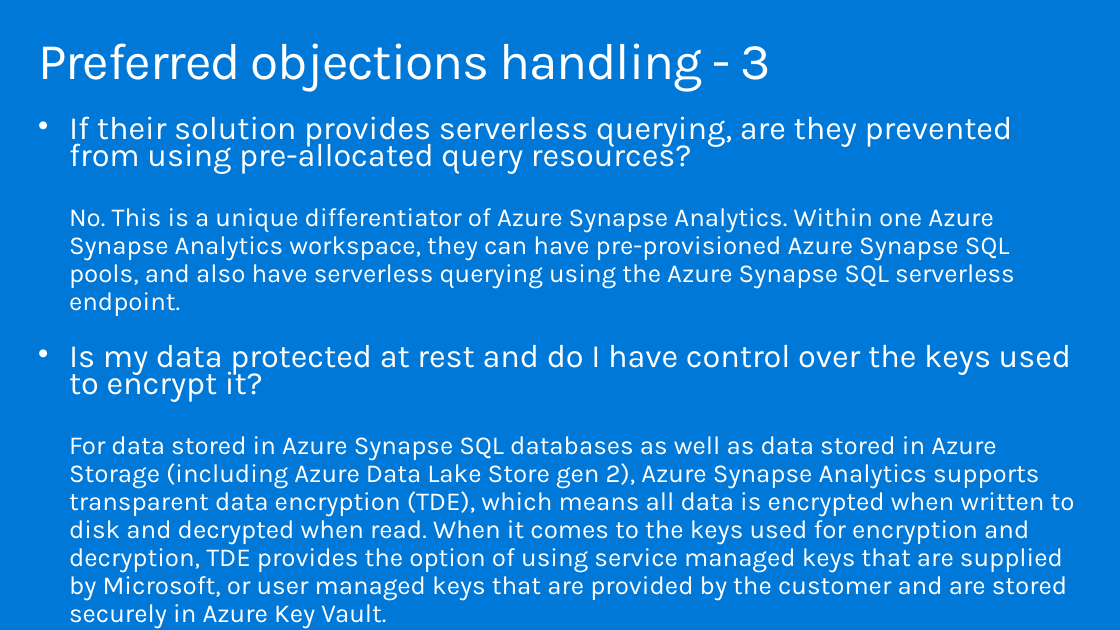
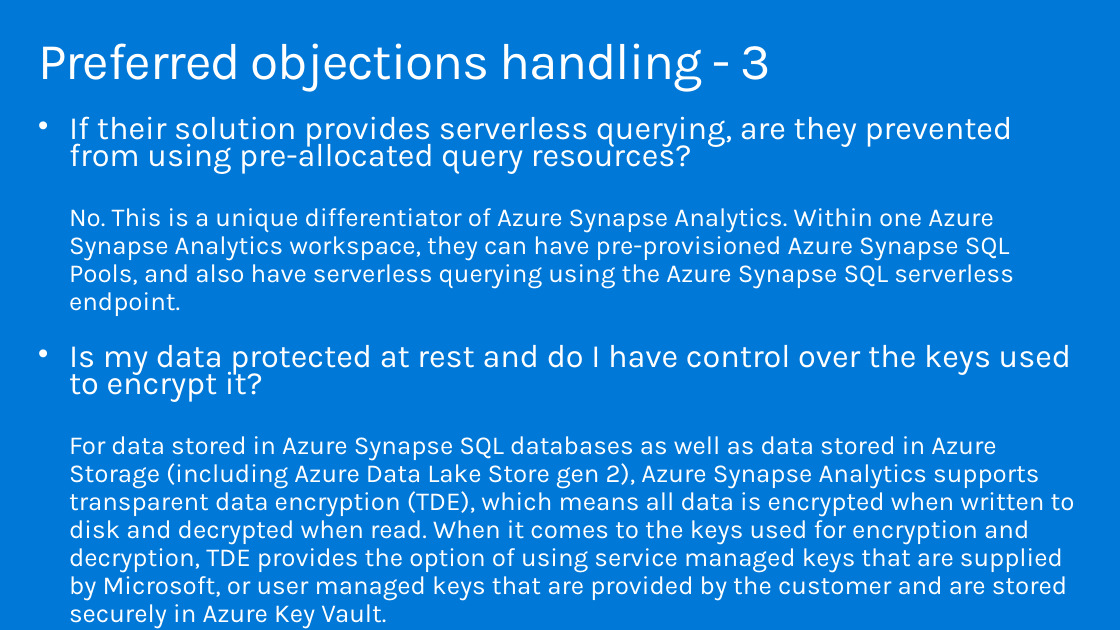
Before and after one commit to solliancenet/MCW-Azure-Synapse-Analytics, a slide deck: slide 33 of Whiteboard design session/WDS trainer presentation - Azure Synapse Analytics.pptx. Drawn at 1120x630 pixels with LibreOffice and Linux fonts; fonts in the diff are those of the drawing. Boxes give left, top, right and bottom in pixels: in the first picture for what was removed or moved away, otherwise in the second. Text is boxed around its words. In the diff, an @@ line names an element or a change of style, - is before the commit and + after.

```diff
--- a/Whiteboard design session/WDS trainer presentation - Azure Synapse Analytics.pptx
+++ b/Whiteboard design session/WDS trainer presentation - Azure Synapse Analytics.pptx
@@ text at box(69, 208, 1014, 316): text changed @@
-  No. This is a unique differentiator of Azure Synapse Analytics. Within one Azure Synapse Analytics workspace, they can have pre-provisioned Azure Synapse SQL pools, and also have serverless querying using the Azure Synapse SQL serverless endpoint.
+  No. This is a unique differentiator of Azure Synapse Analytics. Within one Azure Synapse Analytics workspace, they can have pre-provisioned Azure Synapse SQL Pools, and also have serverless querying using the Azure Synapse SQL serverless endpoint.
```
Also in this commit, not shown: 2 other files.
